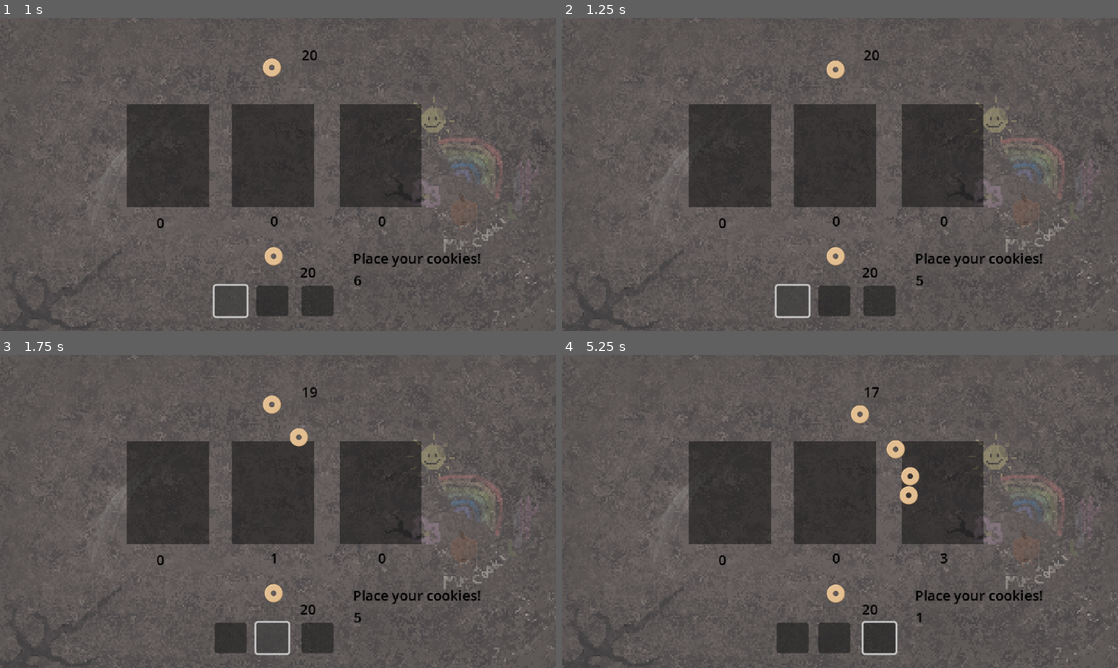
Above: before the commit, frames 1-4 (two rows, left to right).
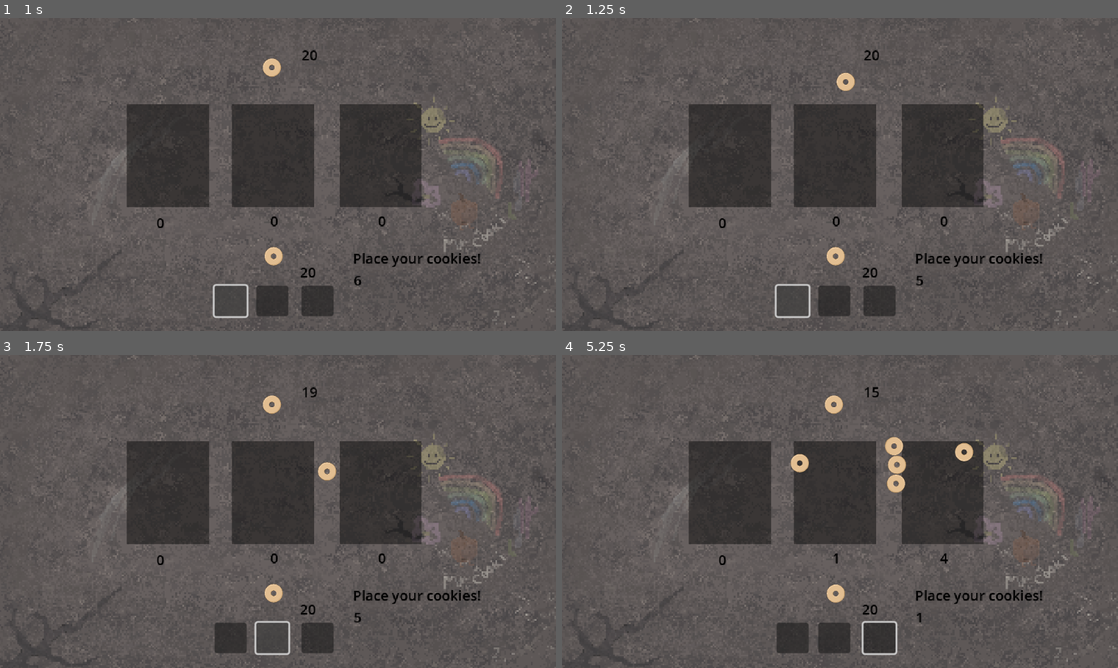
Above: after the commit, the same moments.

Repository: Sooshimi/golden-biscuit
Game: Godot game, scene res://scenes/battle_screen.tscn
Same seed, same stepped clock (60 frames per second), same inputs: the game is played once before the commit and once after it.
Inputs (mouse positions are in pixels of both pictures, inside the frame that each line leads up to):
- Up to frame 1 (1 s): click (227, 299) at 0.5 s
- Up to frame 2 (1.25 s): no input
- Up to frame 3 (1.75 s): click (272, 636) at 1.25 s
- Up to frame 4 (5.25 s): click (878, 636) at 2 s; move the mouse to (834, 592) at 2.77 s; hold Right (right) 2.78-3.53 s; click (834, 592) at 2.85 s; move the mouse to (906, 495) at 3.52 s; hold Down (down) 3.53-4.28 s; click (906, 495) at 3.6 s; move the mouse to (906, 477) at 4.27 s; hold Right (right) 4.28-5.03 s; click (906, 477) at 4.35 s; move the mouse to (895, 448) at 5.02 s; hold Shift (up) from 5.03 s (still down); click (895, 448) at 5.1 s

Frame 1 is identical in both runs. In frame 2, 0.3% of the frame differs, in the area x 47-53%, y 13-24%; in frame 3, 0.3%; in frame 4, 1.3%, in the area x 41-74%, y 10-67%.

Commit message:
Update cookie.gd

Diff:
--- a/scripts/cookie.gd
+++ b/scripts/cookie.gd
@@ -11,11 +11,11 @@
 var base_angle := 90.0 # Aim straight down
 var spread_angle := 70.0  # cone half-angle on either side
 var random_angle
-var speed := 100
-var min_cookie_throw_delay := 0.5
+var speed := 200
+var min_cookie_throw_delay := 0.2
 var max_cookie_throw_delay := 1.5
-var min_cookie_throw_distance := 0.5
-var max_cookie_throw_distance := 2.0
+var min_cookie_throw_distance := 0.1
+var max_cookie_throw_distance := 0.7
 
 func _ready() -> void:
 	linear_damp = 5.0
@@ -26,7 +26,7 @@
 	if (Input.is_action_just_pressed("left_click")
 	and not thrown
 	and linear_velocity == Vector2.ZERO
-	and PhaseManager.current_state == PhaseManager.Phase.BETTING_PHASE
+	and PhaseManager.current_state == 0
 	and not self.is_in_group("enemy_cookie")):
 		selected = true
 
